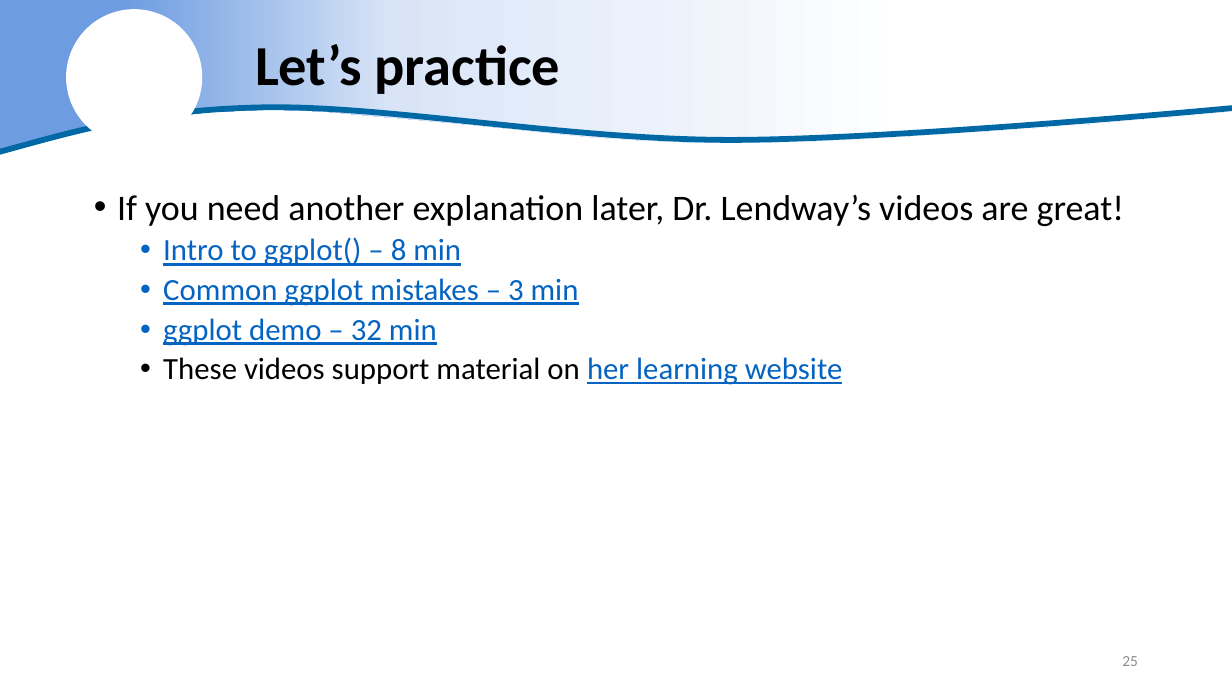
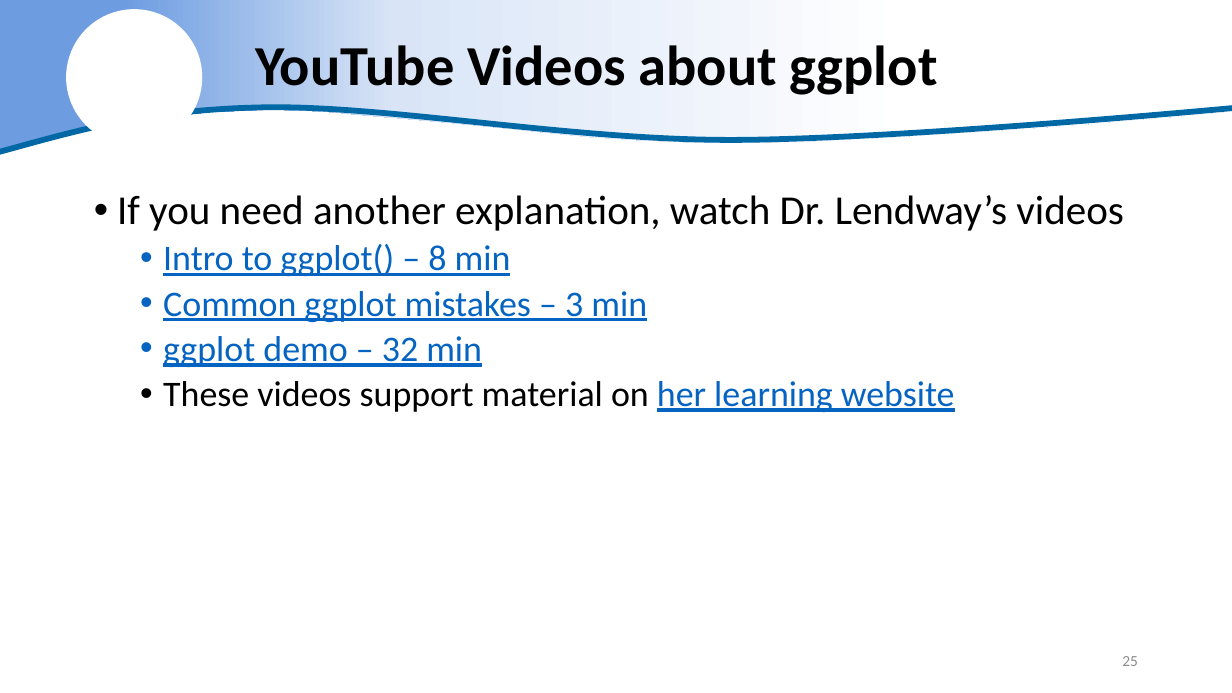
Before and after one commit to justinpriest/ADFG_R_Intro_Workshop, a slide deck: slide 25 of presentations/7 - Amazing Charts & How to Make Them.pptx. Drawn at 1232x693 pixels with LibreOffice and Linux fonts; fonts in the diff are those of the drawing; background and template pictures are left out. Boxes give left, top, right and bottom in pixels: in the first picture for what was removed or moved away, otherwise in the second. Text is boxed around its words. In the diff, an @@ line names an element or a change of style, - is before the commit and + after.

```diff
--- a/presentations/7 - Amazing Charts & How to Make Them.pptx
+++ b/presentations/7 - Amazing Charts & How to Make Them.pptx
@@ title at box(255, 45, 938, 95): text changed @@
-Let’s practice
+YouTube Videos about ggplot
@@ text at box(117, 195, 1124, 231): text changed; size 28 to 32 pt @@
-• If you need another explanation later, Dr. Lendway’s videos are great!
+• If you need another explanation, watch Dr. Lendway’s videos
@@ text at box(163, 244, 955, 412): size 24 to 28 pt in "Intro to ggplot() – 8 min", "Common ggplot mistakes – 3 min", "ggplot demo – 32 min", "These videos support material on her learning ..." @@
```
Also in this commit, not shown: 11 other slides changed, 1 slide added, 3 slides removed, 1 other file.
